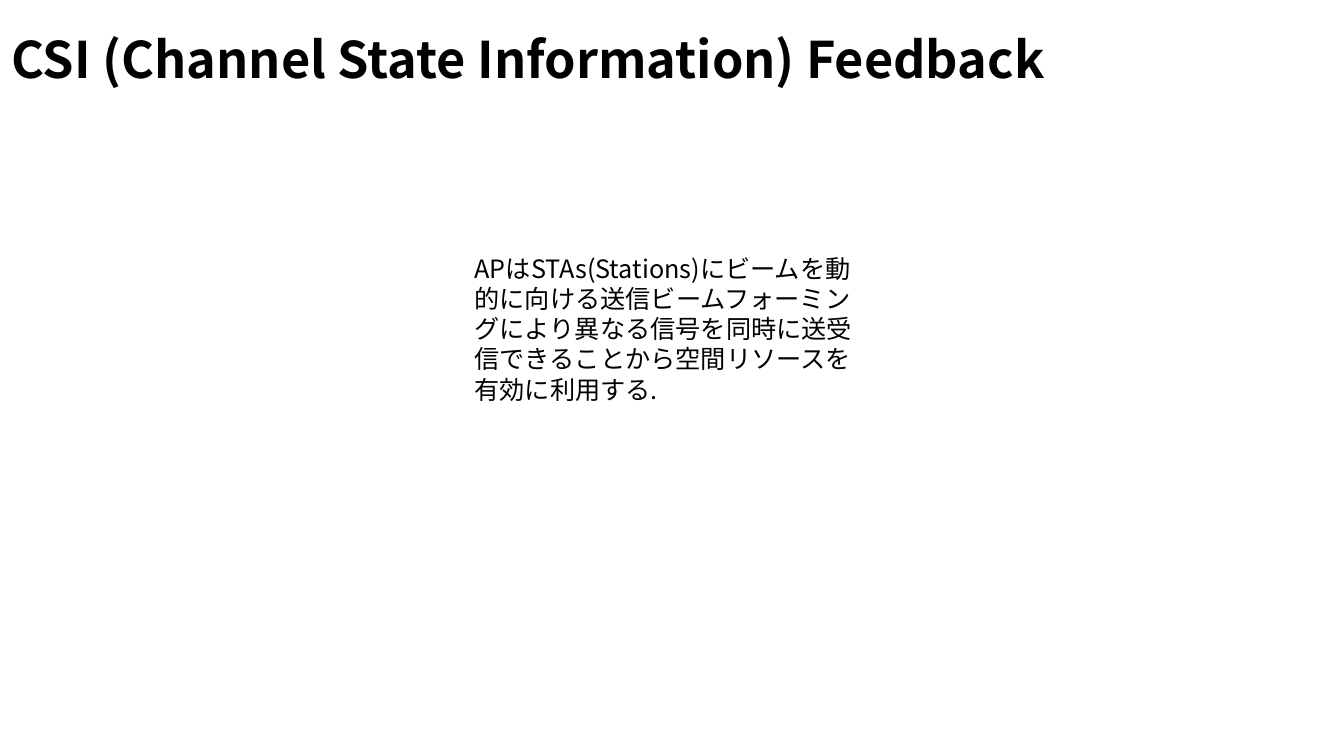
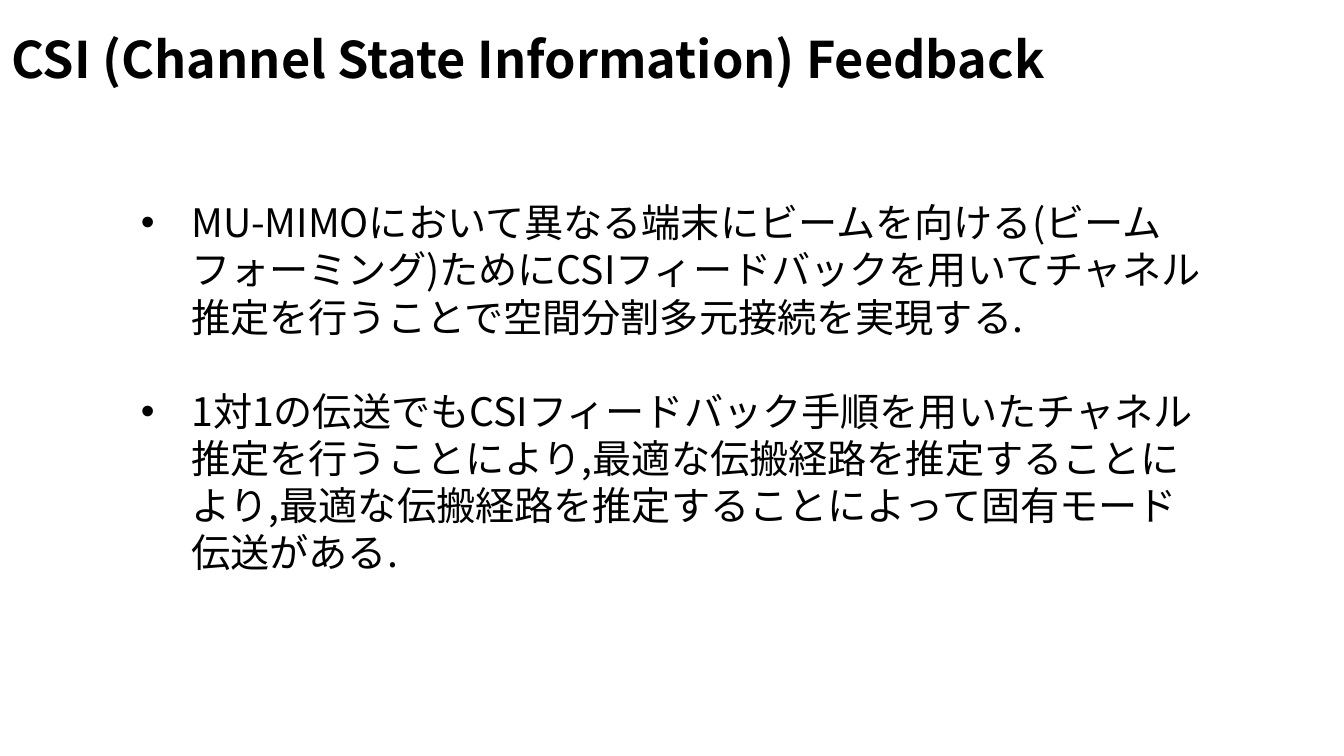
Before and after one commit to ryoww/seminar, a slide deck: slide 4 of MIMO/MU-MIMO.pptx (slide 8 before the commit). Drawn at 1344x756 pixels with LibreOffice and Linux fonts; fonts in the diff are those of the drawing. Boxes give left, top, right and bottom in pixels: in the first picture for what was removed or moved away, otherwise in the second. Text is boxed around its words. In the diff, an @@ line names an element or a change of style, - is before the commit and + after.

```diff
--- a/MIMO/MU-MIMO.pptx
+++ b/MIMO/MU-MIMO.pptx
@@ text added at bbox=[191, 204, 1200, 570], 28 pt, text #000000 @@
+• MU-MIMOにおいて異なる端末にビームを向ける(ビームフォーミング)ためにCSIフィードバックを用いてチャネル推定を行うことで空間分割多元接続を実現する.
+• 1対1の伝送でもCSIフィードバック手順を用いたチャネル推定を行うことにより,最適な伝搬経路を推定することにより,最適な伝搬経路を推定することによって固有モード伝送がある.
@@ text removed at bbox=[475, 257, 852, 401] @@
-APはSTAs(Stations)にビームを動的に向ける送信ビームフォーミングにより異なる信号を同時に送受信できることから空間リソースを有効に利用する.
```
Also in this commit, not shown: 8 other slides changed, 7 slides added, 1 slide removed, 26 other files.
